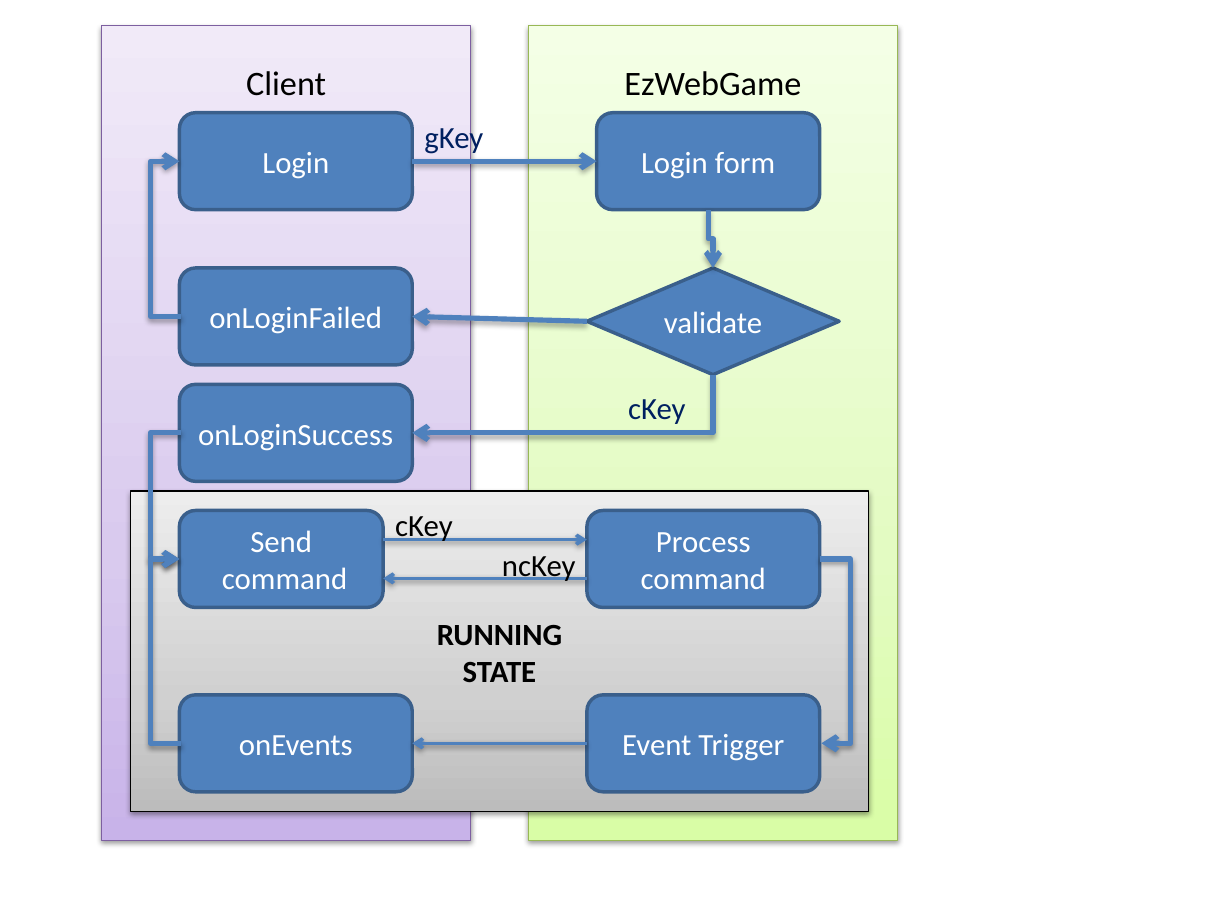
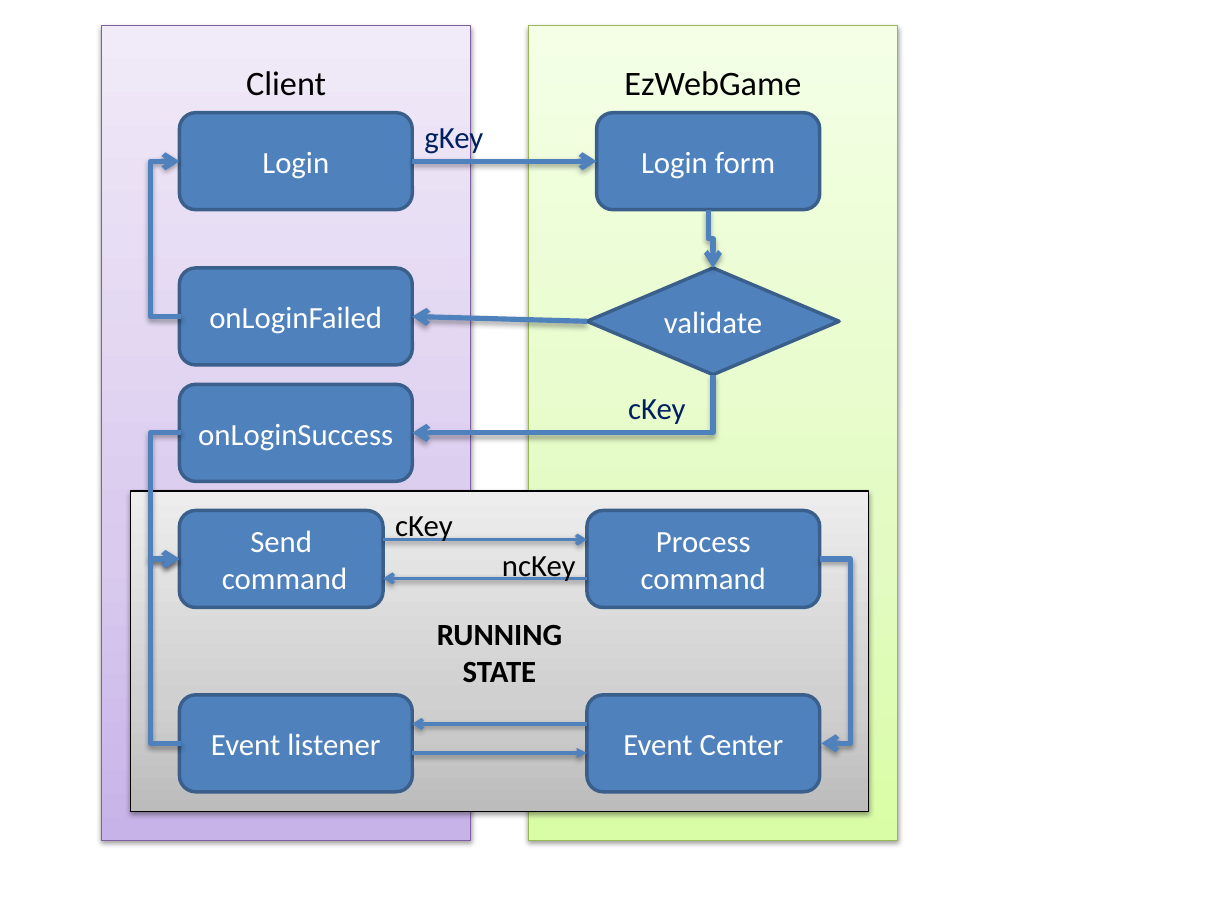
Before and after one commit to KemingChen/EzWebGame, a slide deck: slide 1 of documents/架構圖.pptx. Drawn at 1232x924 pixels with LibreOffice and Linux fonts; fonts in the diff are those of the drawing. Boxes give left, top, right and bottom in pixels: in the first picture for what was removed or moved away, otherwise in the second. Text is boxed around its words. In the diff, an @@ line names an element or a change of style, - is before the commit and + after.

```diff
--- a/documents/架構圖.pptx
+++ b/documents/架構圖.pptx
@@ text in rounded rectangle at bbox=[211, 733, 380, 755]: text changed @@
-onEvents
+Event listener
@@ arrow added from (586, 724) to (413, 724), #4F81BD 2 pt @@
@@ text in rounded rectangle at bbox=[623, 735, 784, 755]: text changed @@
-Event Trigger
+Event Center
@@ arrow moved from (586, 743) - (413, 743) to (413, 753) - (586, 753) @@
@@ arrow (413, 753) - (586, 753): arrowheads changed @@
```
Also in this commit, not shown: 2 other files.
